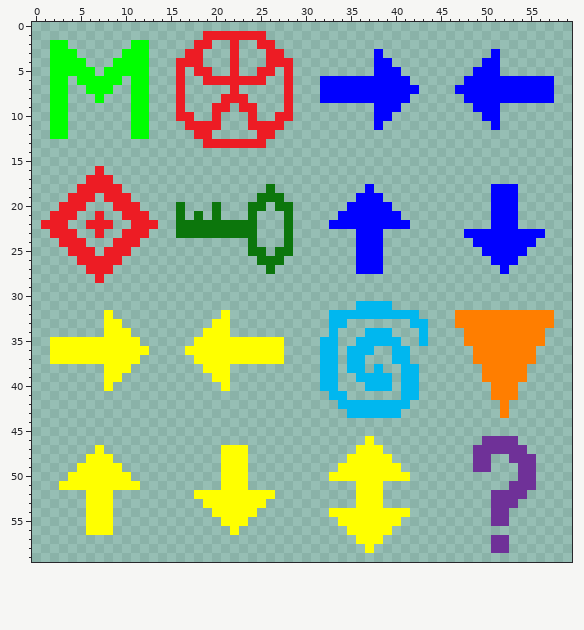
Edited in one commit: pixel-art sprite (src/main/resources/assets/data/arrows.png). This is how it looked before the edit.
The file is 60x60 pixels.
Now the later version:
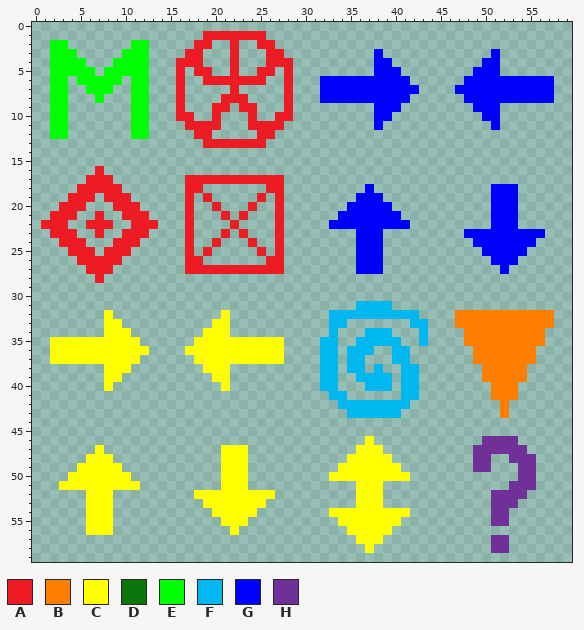
Palette (. is transparent): A #ed1c24  B #ff7e00  C #ffff00  D #0c760c  E #00ff00  F #00b7ef  G #0000ff  H #6f3198
What changed:
The edit adds colour A in row 17 at x 17 to 27; in row 18 at x 17 to 18 and 27; in row 19 at x 17 and 19; in row 20 at x 17; in row 21 at x 17, 21, 23 and 27; in rows 22 to 23 at x 27.
The edit adds colour A in row 24 at x 17, 20 and 27; in row 25 at x 17 and 19; in row 26 at x 17 to 18; in row 27 at x 17 to 25 and 27.
Colour D gives way to colour A in row 18 at x 26; in row 19 at x 25 and 27; in row 20 at x 20, 24 and 27; in row 22 at x 17 and 22; in row 23 at x 17, 21 and 23; in row 24 at x 24.
Colour D gives way to colour A in row 25 at x 25 and 27; in row 26 at x 26 to 27; in row 27 at x 26.
Colour D is removed in row 19 at x 26; in row 20 at x 16, 25 and 28; in row 21 at x 16, 18, 20, 24 and 28; in row 22 at x 16, 18 to 21, 23 to 24 and 28; in row 23 at x 16, 18 to 20, 22, 24 and 28; in row 24 at x 28.
Colour D is removed in row 25 at x 24 and 28; in row 26 at x 25.
Where, in picture pixels (left, top, right, bottom), the same in both pictures:
changed: (176, 175, 293, 274)
